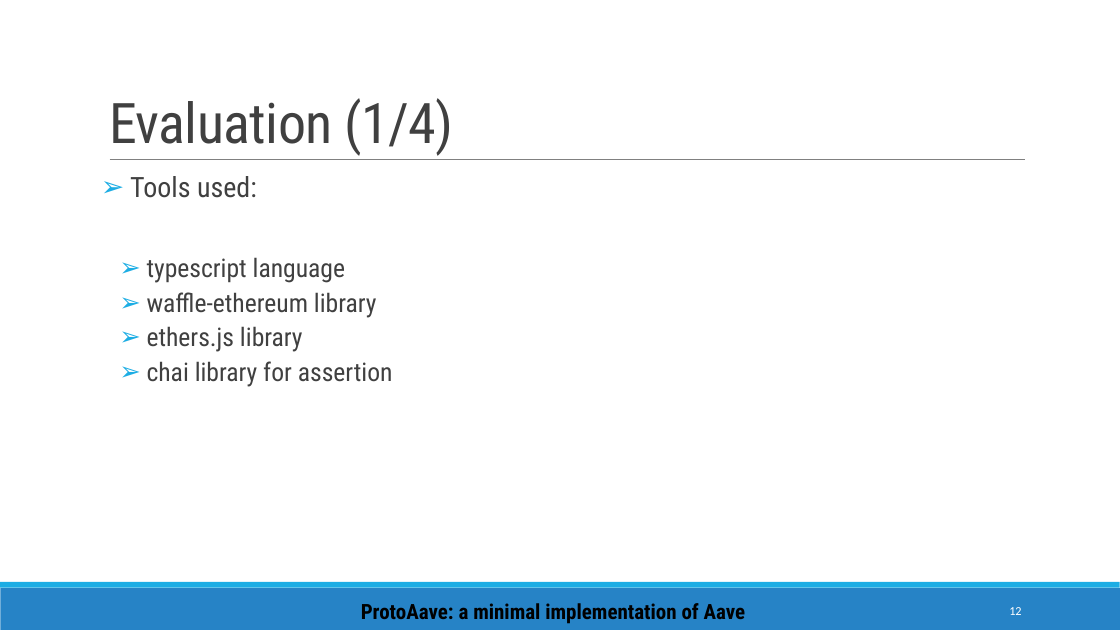
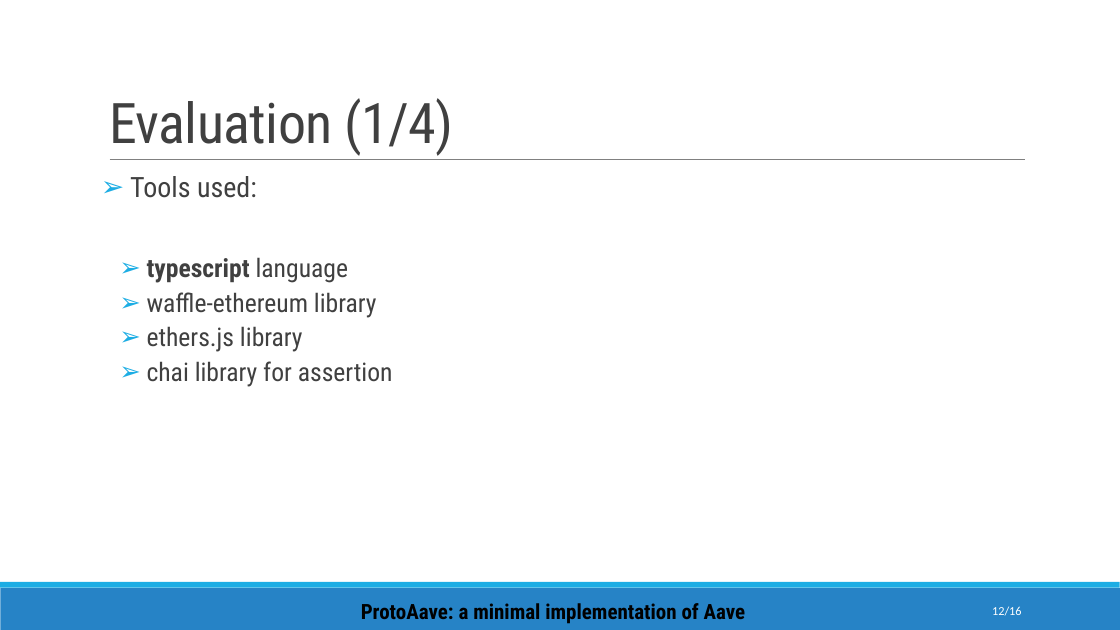
Before and after one commit to enricopiseddu/lendingPool, a slide deck: slide 12 of presentation.pptx. Drawn at 1120x630 pixels with LibreOffice and Linux fonts; fonts in the diff are those of the drawing. Boxes give left, top, right and bottom in pixels: in the first picture for what was removed or moved away, otherwise in the second. Text is boxed around its words. In the diff, an @@ line names an element or a change of style, - is before the commit and + after.

```diff
--- a/presentation.pptx
+++ b/presentation.pptx
@@ text at <box>147,257,348,283</box>: bold on in "typescript" @@
@@ page number at <box>992,606,1021,616</box>: text changed @@
-12
+12/16
```
Also in this commit, not shown: 1 other slide changed.
